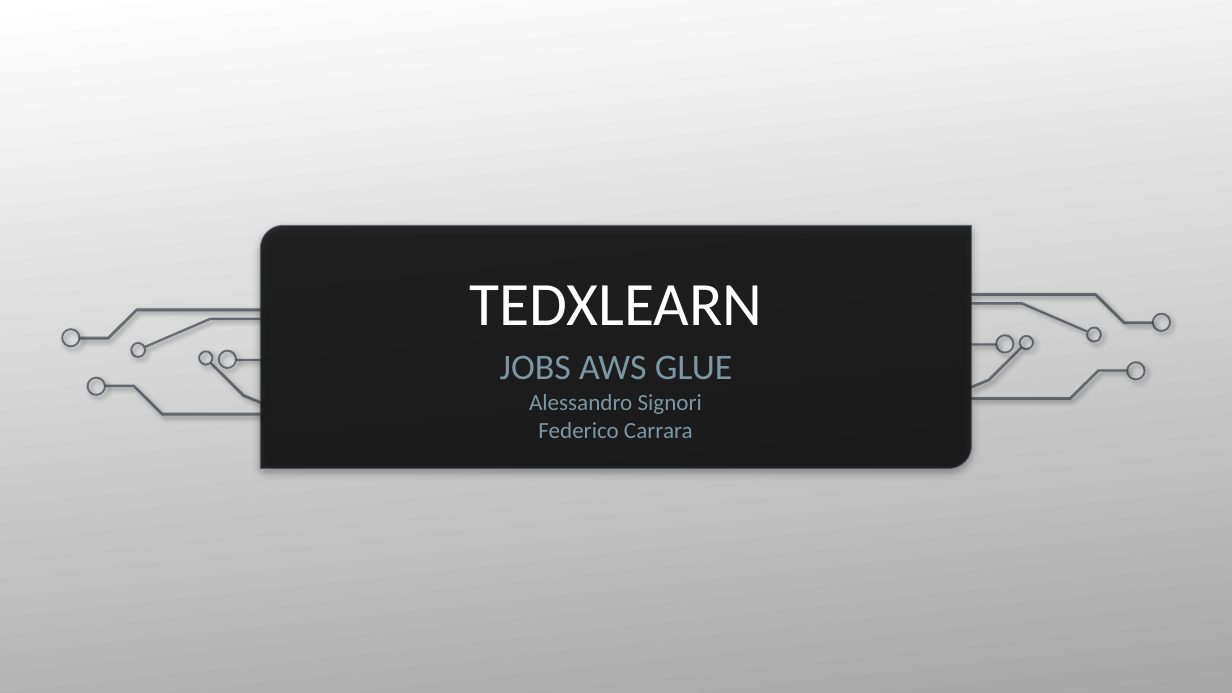
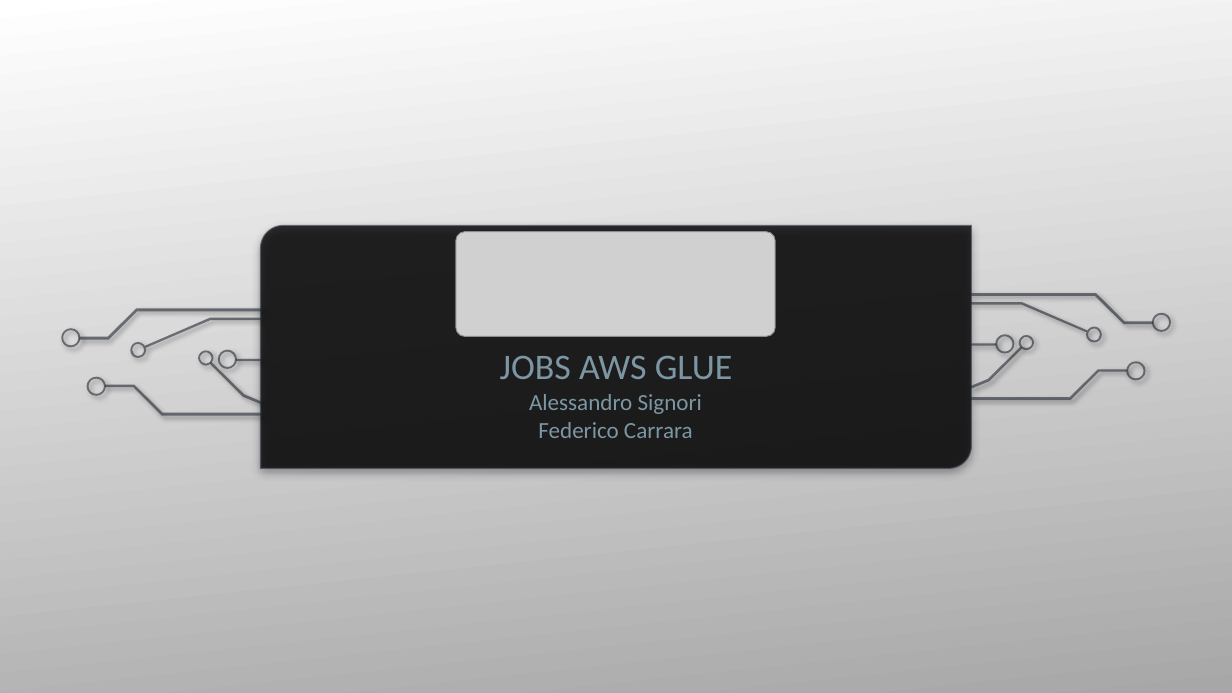
Before and after one commit to carraraFederico/TEDxLearn_ProgettoCloudMobile_2024, a slide deck: slide 1 of Presentazioni/TEDxLearn_part2.pptx. Drawn at 1232x693 pixels with LibreOffice and Linux fonts; fonts in the diff are those of the drawing; grey boxes stand for pictures; background and template pictures are left out. Boxes give left, top, right and bottom in pixels: in the first picture for what was removed or moved away, otherwise in the second. Text is boxed around its words. In the diff, an @@ line names an element or a change of style, - is before the commit and + after.

```diff
--- a/Presentazioni/TEDxLearn_part2.pptx
+++ b/Presentazioni/TEDxLearn_part2.pptx
@@ picture added at <box>456,232,775,336</box> @@
@@ title removed at <box>469,285,762,325</box> @@
-TEDXLEARN
```
Also in this commit, not shown: 7 other slides changed, 1 other file.
